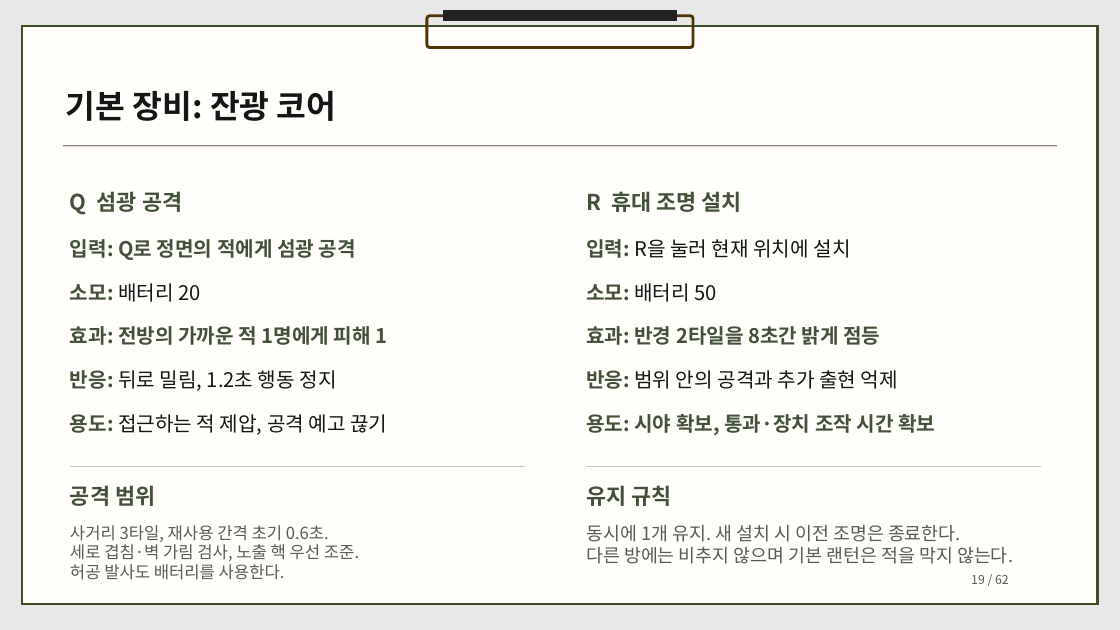
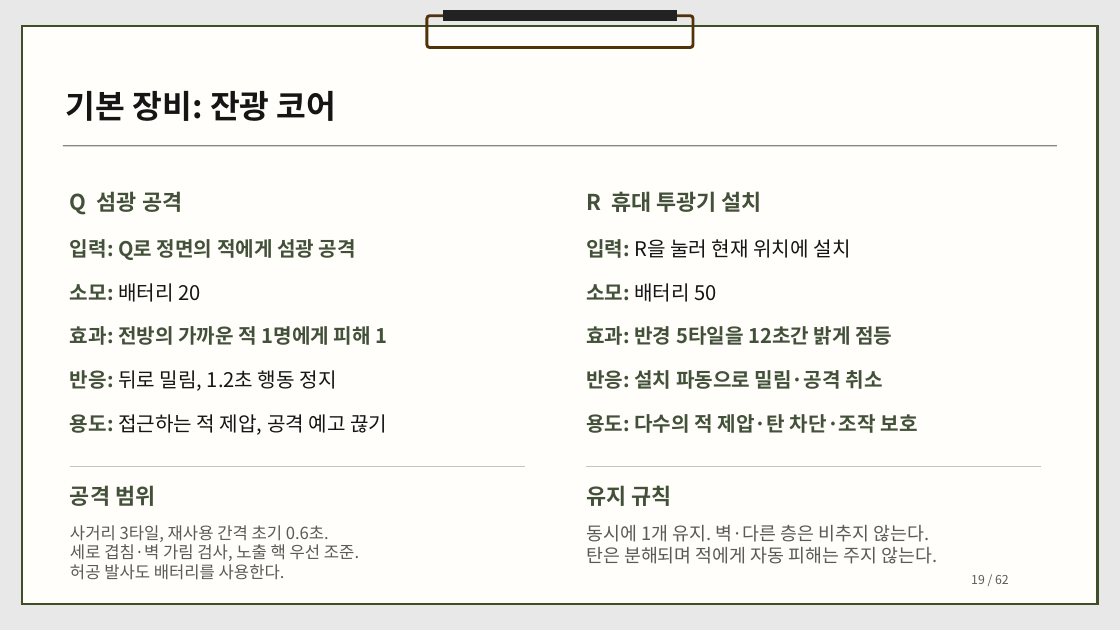
Before and after one commit to dbguswh/2Dgame_project, a slide deck: slide 19 of 2D게임프로그래밍 기획서.pptx. Drawn at 1120x630 pixels with LibreOffice and Linux fonts; fonts in the diff are those of the drawing. Boxes give left, top, right and bottom in pixels: in the first picture for what was removed or moved away, otherwise in the second. Text is boxed around its words. In the diff, an @@ line names an element or a change of style, - is before the commit and + after.

Commit message:
투광기 강화 수치·전투·시각 효과와 234개 검증을 PRD·기획서에 반영

```diff
--- a/2D게임프로그래밍 기획서.pptx
+++ b/2D게임프로그래밍 기획서.pptx
@@ text at [586,191,762,212]: text changed @@
-R 휴대 조명 설치
+R 휴대 투광기 설치
@@ text at [586,326,892,345]: text changed @@
-효과: 반경 2타일을 8초간 밝게 점등
+효과: 반경 5타일을 12초간 밝게 점등
@@ text at [586,370,883,389]: text changed; text colour #151515 to #43513A; bold on @@
-반응: 범위 안의 공격과 추가 출현 억제
+반응: 설치 파동으로 밀림·공격 취소
@@ text at [586,414,918,433]: text changed @@
-용도: 시야 확보, 통과·장치 조작 시간 확보
+용도: 다수의 적 제압·탄 차단·조작 보호
@@ text at [586,525,937,564]: text changed @@
-동시에 1개 유지. 새 설치 시 이전 조명은 종료한다.
-다른 방에는 비추지 않으며 기본 랜턴은 적을 막지 않는다.
+동시에 1개 유지. 벽·다른 층은 비추지 않는다.
+탄은 분해되며 적에게 자동 피해는 주지 않는다.
```
Also in this commit, not shown: 7 other slides changed, 3 other files.
